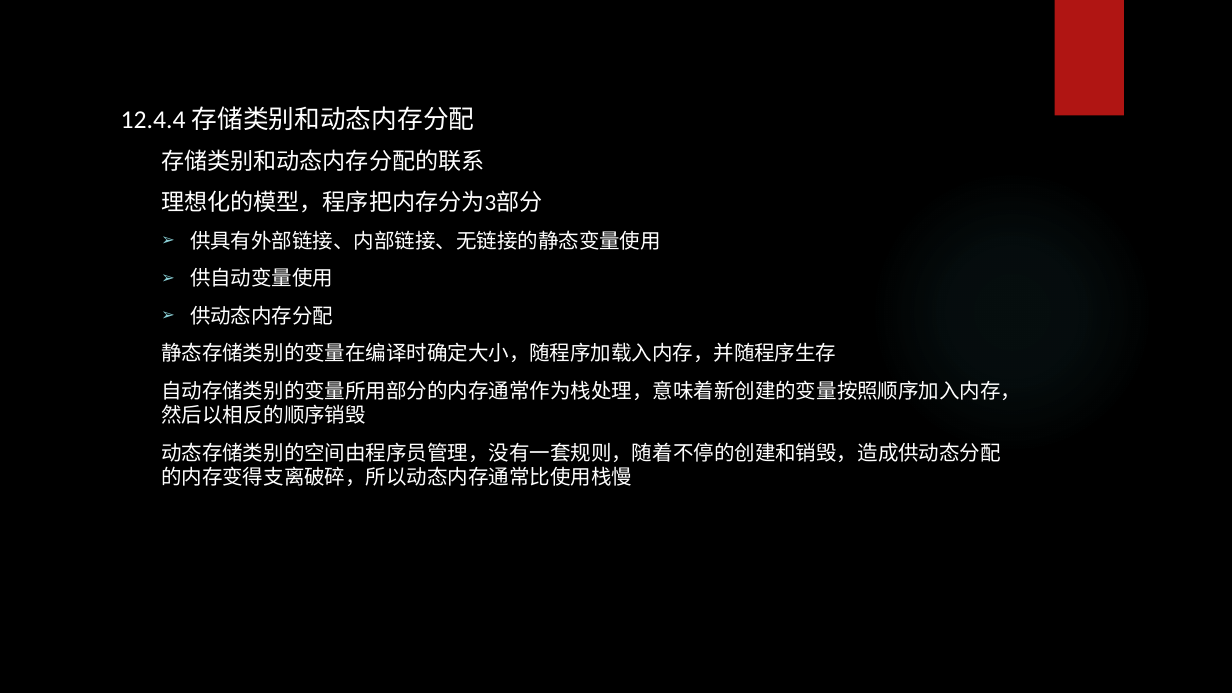
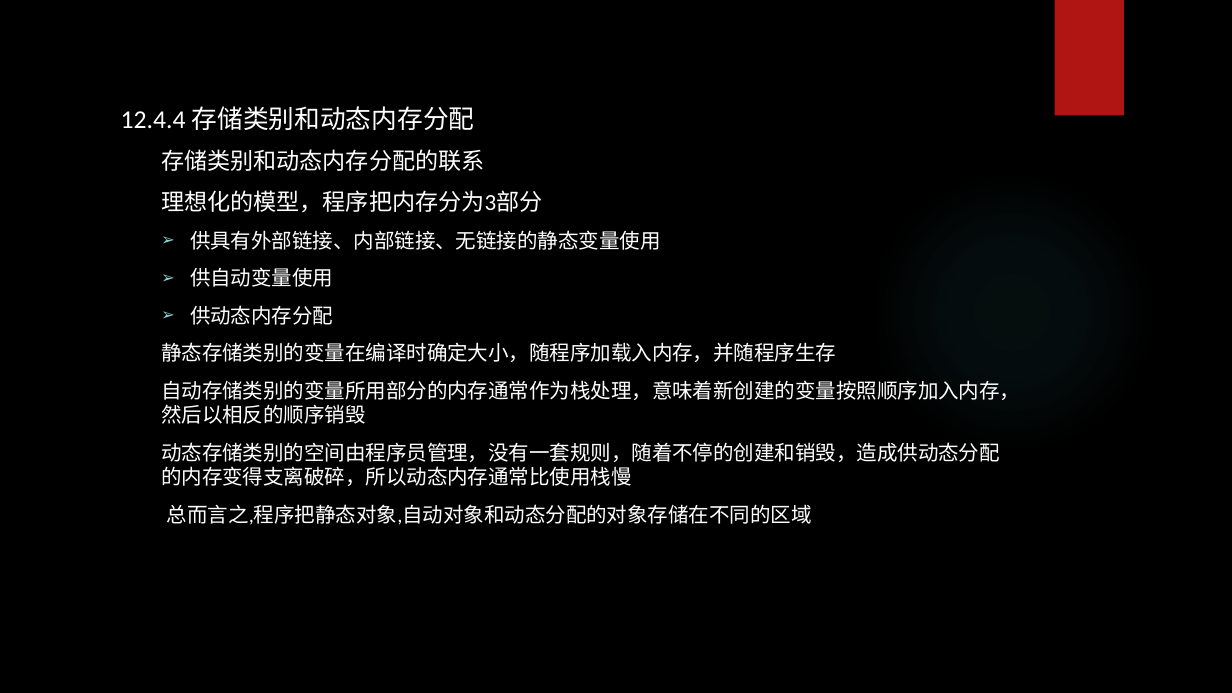
Before and after one commit to tsyin/c_ppt-code, a slide deck: slide 18 of 12存储类别、链接和内存管理.pptx. Drawn at 1232x693 pixels with LibreOffice and Linux fonts; fonts in the diff are those of the drawing; background and template pictures are left out. Boxes give left, top, right and bottom in pixels: in the first picture for what was removed or moved away, otherwise in the second. Text is boxed around its words. In the diff, an @@ line names an element or a change of style, - is before the commit and + after.

```diff
--- a/12存储类别、链接和内存管理.pptx
+++ b/12存储类别、链接和内存管理.pptx
@@ text at <box>167,504,812,525</box>: paragraph added @@
+总而言之,程序把静态对象,自动对象和动态分配的对象存储在不同的区域
```
Also in this commit, not shown: 5 slides added.
